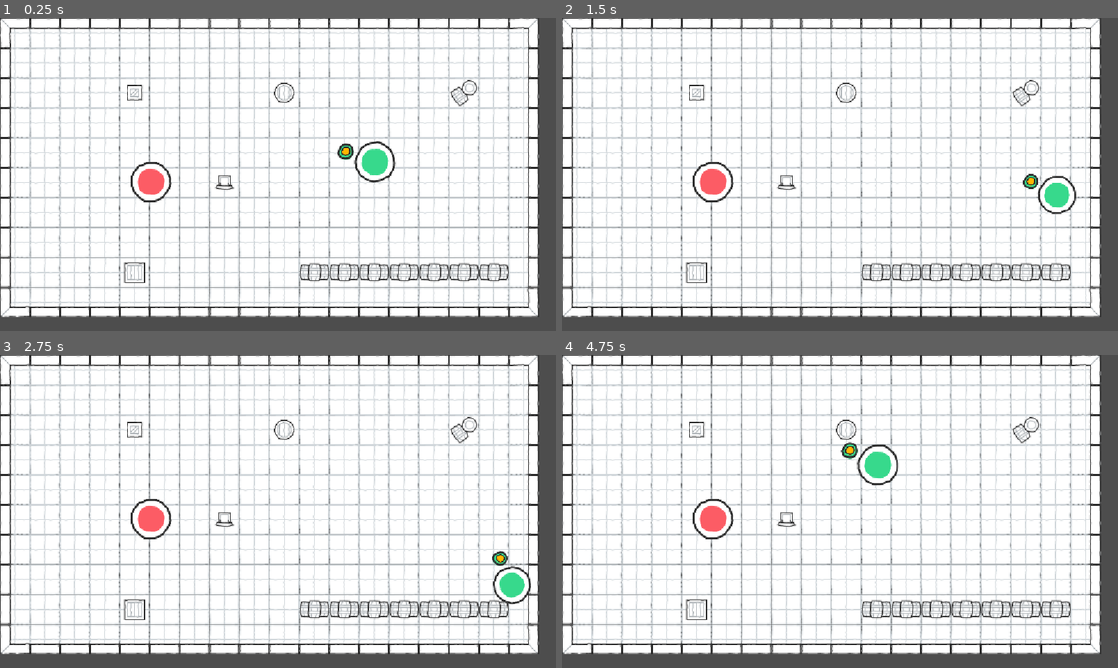
Above: before the commit, frames 1-4 (two rows, left to right).
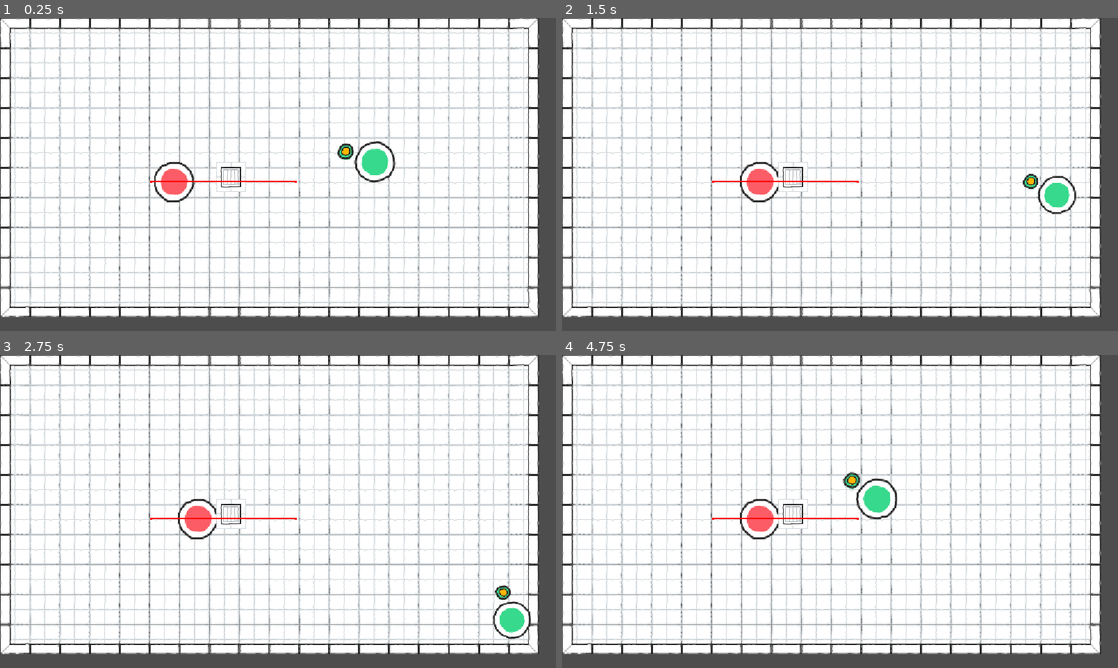
Above: after the commit, the same moments.

Repository: Frickerson/Brackeys_2026.2
Game: Godot game, scene res://Game/Levels/BasicLevel.tscn
Same seed, same stepped clock (60 frames per second), same inputs: the game is played once before the commit and once after it.
Inputs (mouse positions are in pixels of both pictures, inside the frame that each line leads up to):
- Up to frame 1 (0.25 s): no input
- Up to frame 2 (1.5 s): move the mouse to (962, 158) at 0.52 s; hold D (Player_Move_Right) 0.53-1.28 s; click (962, 158) at 0.67 s; move the mouse to (728, 190) at 1.27 s; hold S (Player_Move_Down) from 1.28 s (still down)
- Up to frame 3 (2.75 s): move the mouse to (333, 442) at 2.02 s; release S (Player_Move_Down) at 2.03 s; hold D (Player_Move_Right) from 2.03 s (still down)
- Up to frame 4 (4.75 s): move the mouse to (812, 574) at 2.77 s; release D (Player_Move_Right) at 2.78 s; hold W (Player_Move_Up) 2.78-3.53 s; click (812, 574) at 2.92 s; move the mouse to (1006, 558) at 3.52 s; hold A (Player_Move_Left) from 3.53 s (still down); move the mouse to (673, 464) at 4.27 s

The runs differ from the first frame. In frame 1, 3.3% of the frame differs, in the area x 22-92%, y 19-85%; in frame 2, 3.5%; in frame 3, 4.4%; in frame 4, 4.9%.

Commit message:
Try obstacles

Diff:
--- a/Game/Levels/BasicLevel.tscn
+++ b/Game/Levels/BasicLevel.tscn
@@ -1,10 +1,19 @@
 [gd_scene format=4 uid="uid://bvno76xx5ykpq"]
 
 [ext_resource type="PackedScene" uid="uid://dprglki4vqowe" path="res://Game/Objects/Player/Player.tscn" id="1_6sy8i"]
-[ext_resource type="TileSet" uid="uid://41hk3rljligc" path="res://Game/Assets/Tilesets/DrawnLevelTileset.tres" id="1_oe62m"]
+[ext_resource type="TileSet" uid="uid://c13b4xxodikc5" path="res://Game/Assets/Tilesets/DrawnLevelTileset.tres" id="1_oe62m"]
 [ext_resource type="PackedScene" uid="uid://cmya67a02jmjj" path="res://Game/Objects/Enemy/Enemy.tscn" id="2_thqke"]
+[ext_resource type="PackedScene" uid="uid://culo107yiaal6" path="res://Game/Objects/Obstacle/Obstacle.tscn" id="4_7yx1v"]
+
+[sub_resource type="NavigationPolygon" id="NavigationPolygon_bu7o8"]
+vertices = PackedVector2Array(1087, 591.97656, 28.976563, 590.0078, 28.023438, 32, 1087, 32)
+polygons = Array[PackedInt32Array]([PackedInt32Array(0, 1, 2, 3)])
+outlines = Array[PackedVector2Array]([PackedVector2Array(18, 22, 1097, 22, 1097, 602, 19, 600)])
 
 [node name="Node2D" type="Node2D" unique_id=1310273676]
+
+[node name="NavigationRegion2D" type="NavigationRegion2D" parent="." unique_id=2058048662]
+navigation_polygon = SubResource("NavigationPolygon_bu7o8")
 
 [node name="Terrain" type="Node2D" parent="." unique_id=1609298999]
 
@@ -12,12 +21,11 @@
 tile_map_data = PackedByteArray("AAAAAAAAAAACAAAAAAABAAAAAAADAAAAAAACAAAAAAADAAAAAAADAAAAAAADAAAAAAAEAAAAAAADAAAAAAAFAA …(2800 unchanged characters)…
 tile_set = ExtResource("1_oe62m")
 
-[node name="Foreground" type="TileMapLayer" parent="Terrain" unique_id=1150154649]
-tile_map_data = PackedByteArray("AAAKAAgAAQAMAAMAAAALAAgAAQAMAAMAAAAMAAgAAQAMAAMAAAANAAgAAQAMAAMAAAAOAAgAAQAMAAMAAAAPAAgAAQAMAAMAAAAQAAgAAQAMAAMAAAAHAAUAAQANAAEAAAAJAAIAAQAKAAcAAAAEAAIAAQAMAAAAAAAEAAgAAQAKAAYAAAAPAAIAAQAMAAIAAAA=")
-tile_set = ExtResource("1_oe62m")
-
 [node name="Player" parent="." unique_id=1713415423 instance=ExtResource("1_6sy8i")]
 position = Vector2(776, 299)
 
 [node name="Enemy" parent="." unique_id=840740489 instance=ExtResource("2_thqke")]
 position = Vector2(313, 339)
+
+[node name="Obstacle" parent="." unique_id=851229595 instance=ExtResource("4_7yx1v")]
+position = Vector2(479, 329)
--- /dev/null
+++ b/Game/Objects/Obstacle/Obstacle.tscn
@@ -0,0 +1,24 @@
+[gd_scene format=3 uid="uid://culo107yiaal6"]
+
+[ext_resource type="Texture2D" uid="uid://bagyhs5fb2svp" path="res://Game/Assets/Tilesets/tilesheet.png" id="1_87xnc"]
+
+[sub_resource type="RectangleShape2D" id="RectangleShape2D_bu7o8"]
+size = Vector2(62, 62)
+
+[sub_resource type="AtlasTexture" id="AtlasTexture_6b1xe"]
+atlas = ExtResource("1_87xnc")
+region = Rect2(192, 384, 64, 64)
+
+[node name="Obstacle" type="StaticBody2D" unique_id=851229595]
+
+[node name="CollisionShape2D" type="CollisionShape2D" parent="." unique_id=780853147]
+shape = SubResource("RectangleShape2D_bu7o8")
+
+[node name="Sprite2D" type="Sprite2D" parent="." unique_id=1510632375]
+texture = SubResource("AtlasTexture_6b1xe")
+
+[node name="NavigationObstacle2D" type="NavigationObstacle2D" parent="." unique_id=22841112]
+radius = 77.03
+vertices = PackedVector2Array(-32, -30, 29, -30, 30, 30, -31, 31)
+affect_navigation_mesh = true
+carve_navigation_mesh = true
Not shown: 1 places in Game/Assets/Tilesets/DrawnLevelTileSet.tres that only renumber resources
